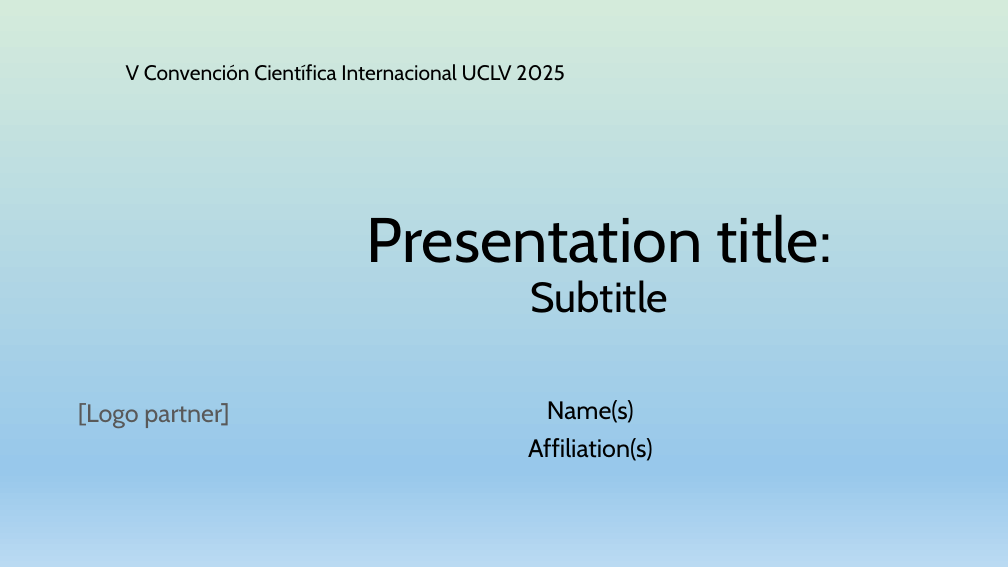
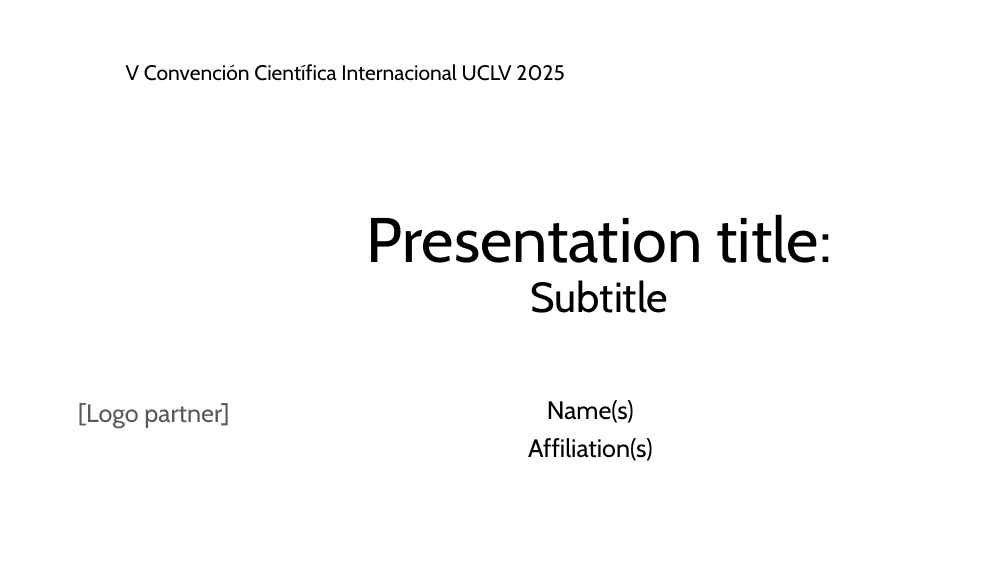
Before and after one commit to paulmunozpauta/DIGIWATER, a slide deck: slide 1 of resources/DIGIWATER_presentation_template.pptx. Drawn at 1008x567 pixels with LibreOffice and Linux fonts; fonts in the diff are those of the drawing; background and template pictures are left out. Boxes give left, top, right and bottom in pixels: in the first picture for what was removed or moved away, otherwise in the second. Text is boxed around its words. In the diff, an @@ line names an element or a change of style, - is before the commit and + after.

```diff
--- a/resources/DIGIWATER_presentation_template.pptx
+++ b/resources/DIGIWATER_presentation_template.pptx
@@ background gradient #F4F9FD to #D4EBDB to #98C8EB to #BADAF2 to #FFFFFF @@
```
Also in this commit, not shown: 2 other slides changed, 1 other file.
